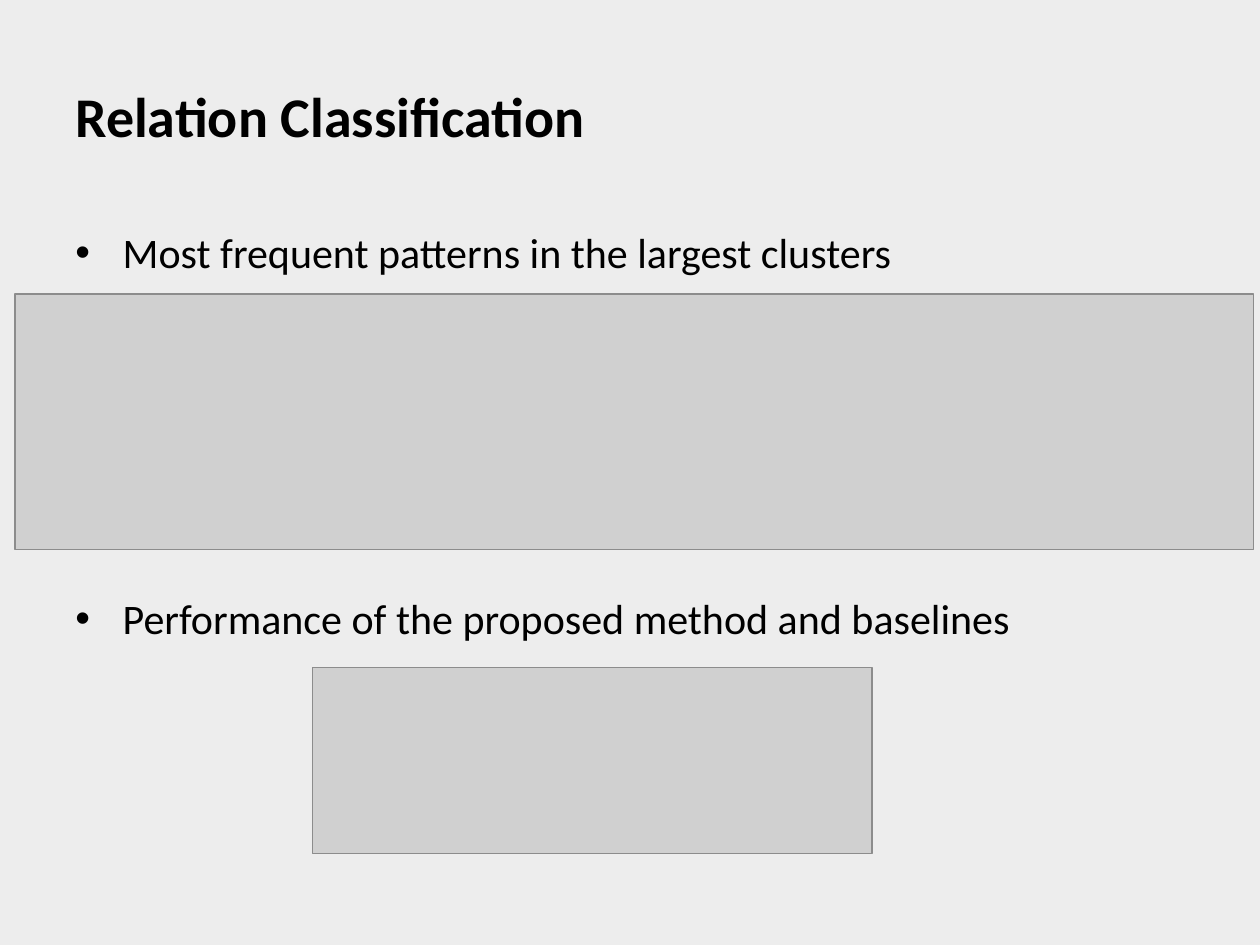
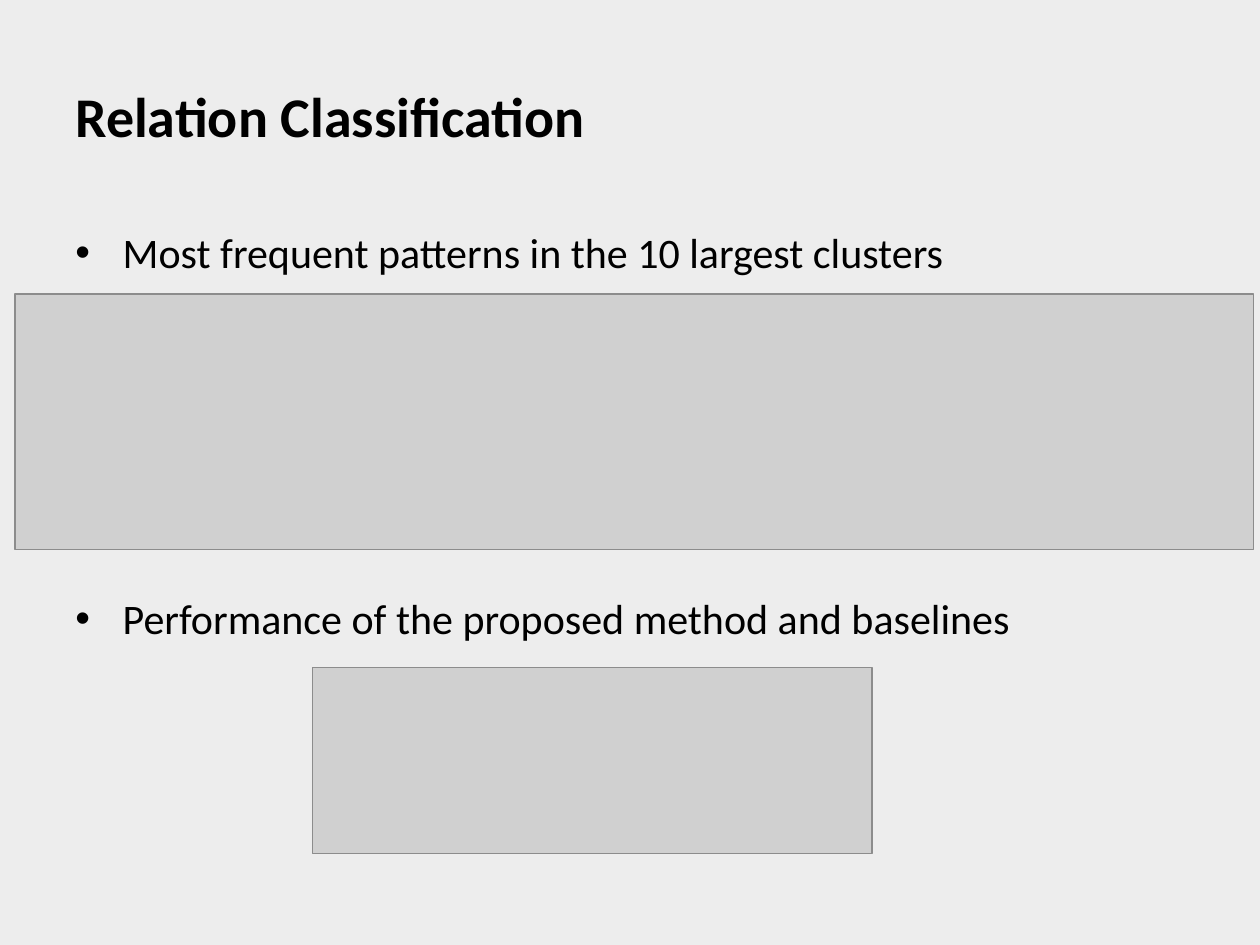
Before and after one commit to henriquekano/horie-dev, a slide deck: slide 18 of 2009.2 ウェブ工学/Relational Similarity.ppt. Drawn at 1260x945 pixels with LibreOffice and Linux fonts; fonts in the diff are those of the drawing; grey boxes stand for pictures; background and template pictures are left out. Boxes give left, top, right and bottom in pixels: in the first picture for what was removed or moved away, otherwise in the second. Text is boxed around its words. In the diff, an @@ line names an element or a change of style, - is before the commit and + after.

```diff
--- a/2009.2 ウェブ工学/Relational Similarity.ppt
+++ b/2009.2 ウェブ工学/Relational Similarity.ppt
@@ text at (x1=123, y1=238, x2=943, y2=276): text changed @@
-• Most frequent patterns in the largest clusters
+• Most frequent patterns in the 10 largest clusters
```
Also in this commit, not shown: 10 other slides changed.
